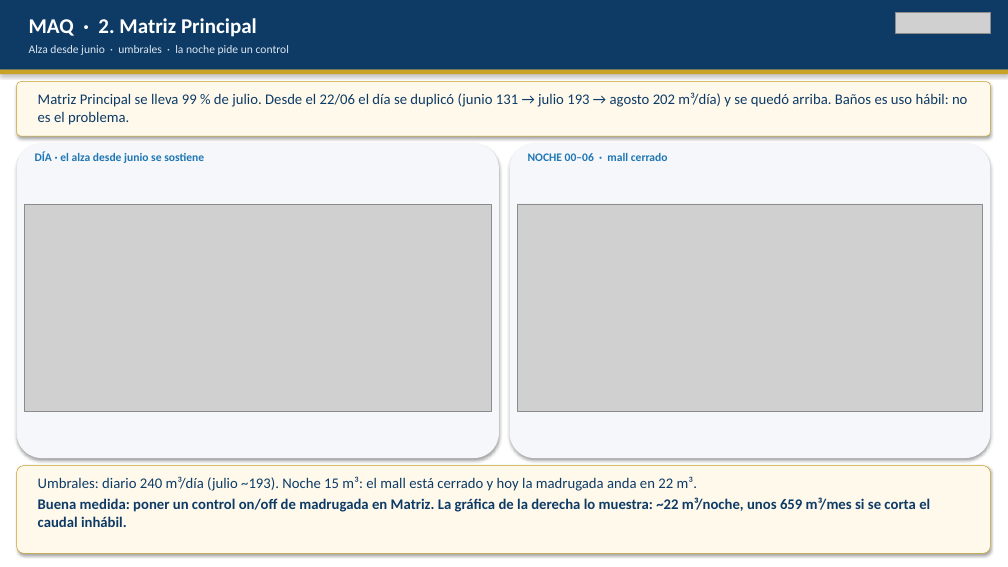
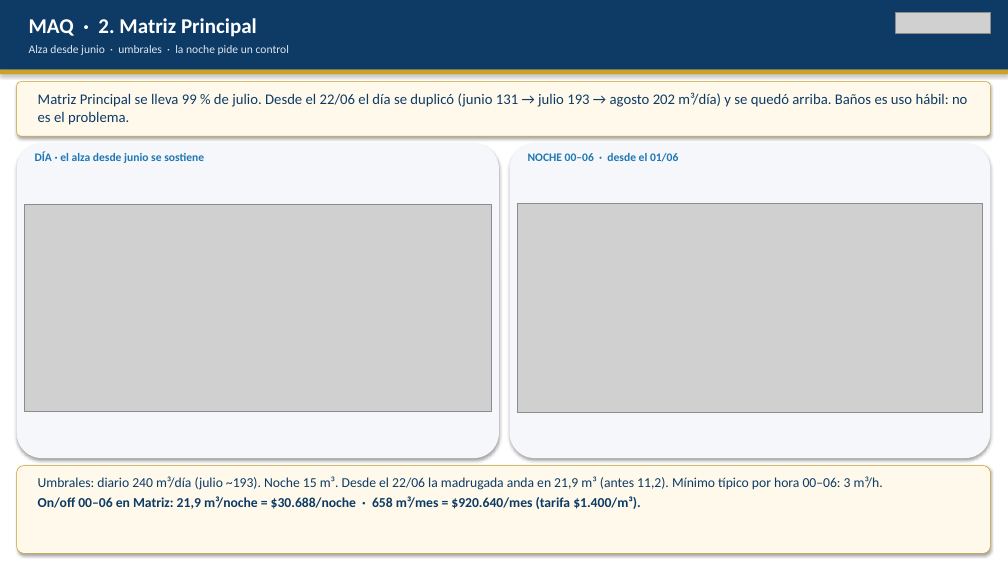
Before and after one commit to anibaloperacionesWes/wes-scripts, a slide deck: slide 7 of reports/Parque_Arauco/TMP_7MALLS/entrega_diego_anibal/Recorrido_ejecutivo_PA_MAE_20260817.pptx. Drawn at 1008x567 pixels with LibreOffice and Linux fonts; fonts in the diff are those of the drawing; grey boxes stand for pictures. Boxes give left, top, right and bottom in pixels: in the first picture for what was removed or moved away, otherwise in the second. Text is boxed around its words. In the diff, an @@ line names an element or a change of style, - is before the commit and + after.

```diff
--- a/reports/Parque_Arauco/TMP_7MALLS/entrega_diego_anibal/Recorrido_ejecutivo_PA_MAE_20260817.pptx
+++ b/reports/Parque_Arauco/TMP_7MALLS/entrega_diego_anibal/Recorrido_ejecutivo_PA_MAE_20260817.pptx
@@ text at box(528, 153, 678, 162): text changed @@
-NOCHE 00–06 · mall cerrado
+NOCHE 00–06 · desde el 01/06
@@ text at box(38, 476, 883, 509): text changed; size 14 to 13 pt; bold off @@
-Umbrales: diario 240 m³/día (julio ~193). Noche 15 m³: el mall está cerrado y hoy la madrugada anda en 22 m³.
-Buena medida: poner un control on/off de madrugada en Matriz. La gráfica de la derecha lo muestra: ~22 m³/noche, unos 659 m³/mes si se corta el caudal inhábil.
+Umbrales: diario 240 m³/día (julio ~193). Noche 15 m³. Desde el 22/06 la madrugada anda en 21,9 m³ (antes 11,2). Mínimo típico por hora 00–06: 3 m³/h.
+On/off 00–06 en Matriz: 21,9 m³/noche = $30.688/noche · 658 m³/mes = $920.640/mes (tarifa $1.400/m³).
```
Also in this commit, not shown: 5 other slides changed, 1 other file.
